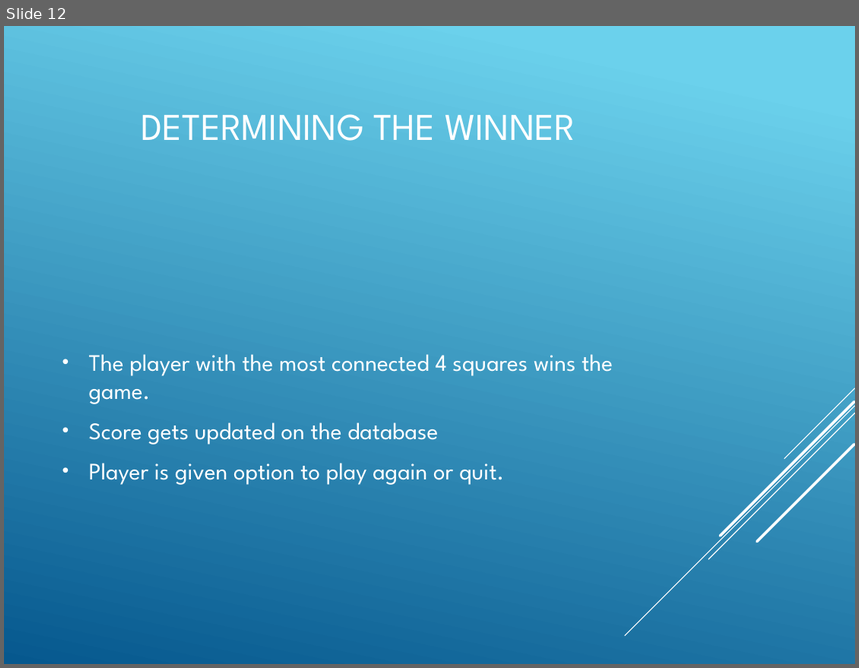
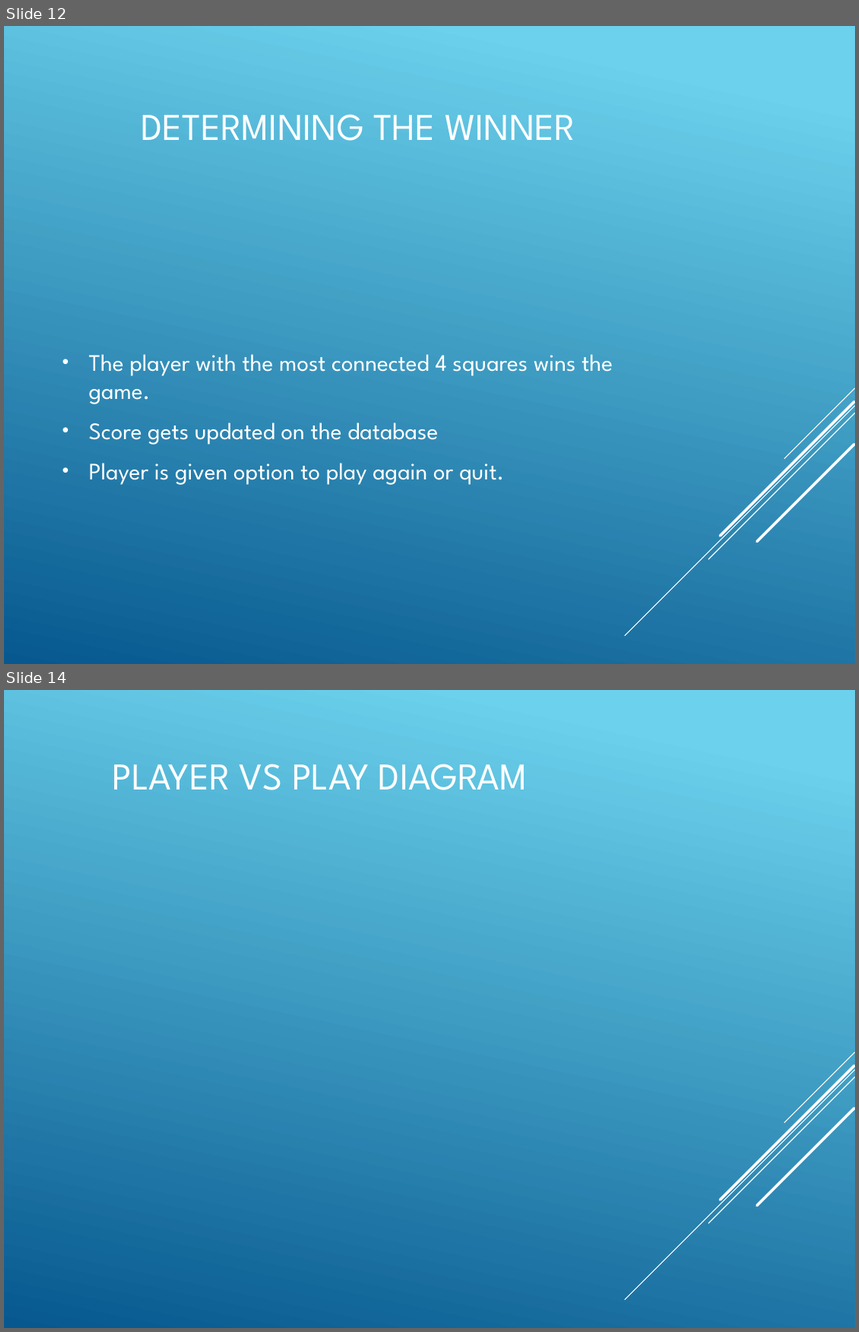
Before and after one commit to Amatarasu/A-Team, a slide deck: Power Point Presentation-bk.pptx. Shown one above the other, each under a label of ours: slide 12 before the commit, slides 12 and 14 after it; the slides between them are not shown. The pictures are 859x668 and 859x1332 pixels, drawn with LibreOffice and Linux fonts; fonts in the diff are those of the drawing. Boxes give left, top, right and bottom in pixels: in the first picture for what was removed or moved away, otherwise in the second. Text is boxed around its words. In the diff, an @@ line names an element or a change of style, - is before the commit and + after.

```diff
--- a/Power Point Presentation-bk.pptx
+++ b/Power Point Presentation-bk.pptx
@@ slide 14 added at <box>4,690,855,1328</box>, background gradient #6ED2EB to #06588E; not listed: 5 template elements that a slide beside it also shows @@
@@ title added at <box>113,764,527,790</box>, 32 pt, text #FFFFFF @@
+PLAYER VS PLAY DIAGRAM
```
Also in this commit, not shown: 1 slide changed, 11 other slides added, 1 slide removed, 8 other files.
